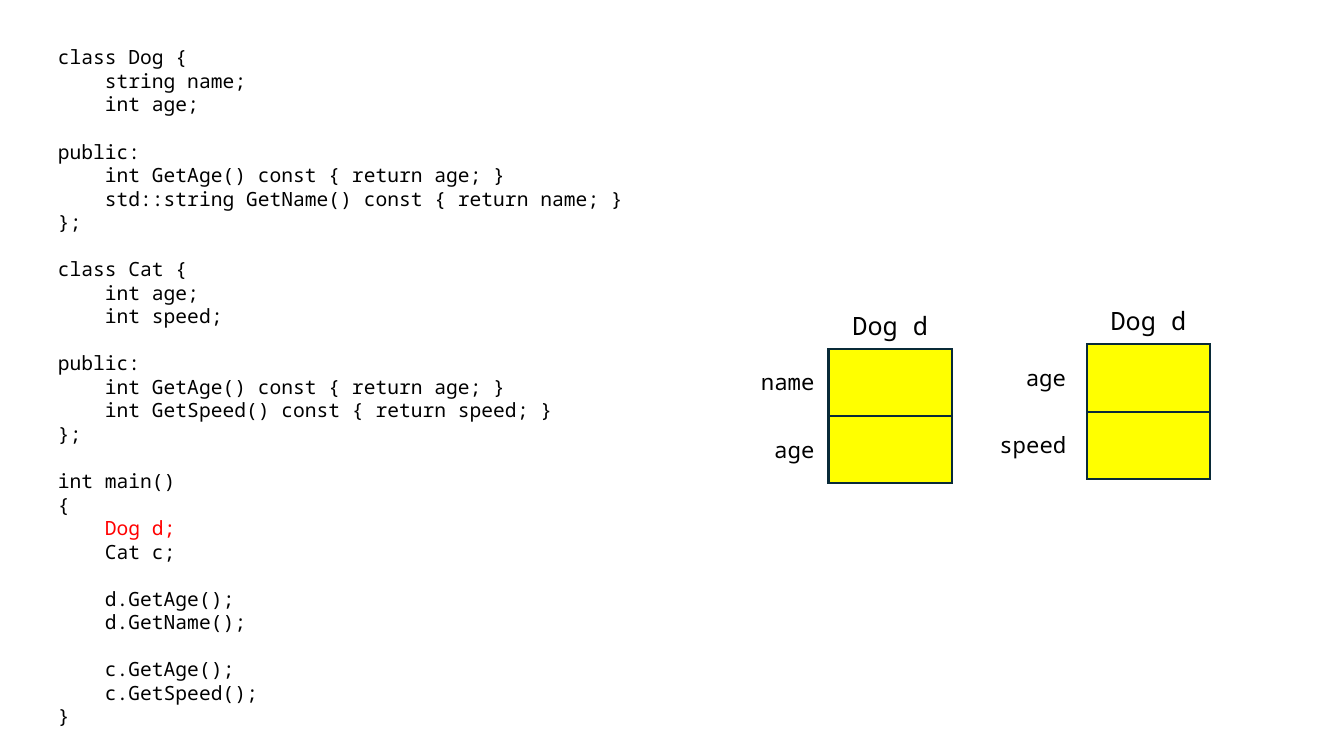
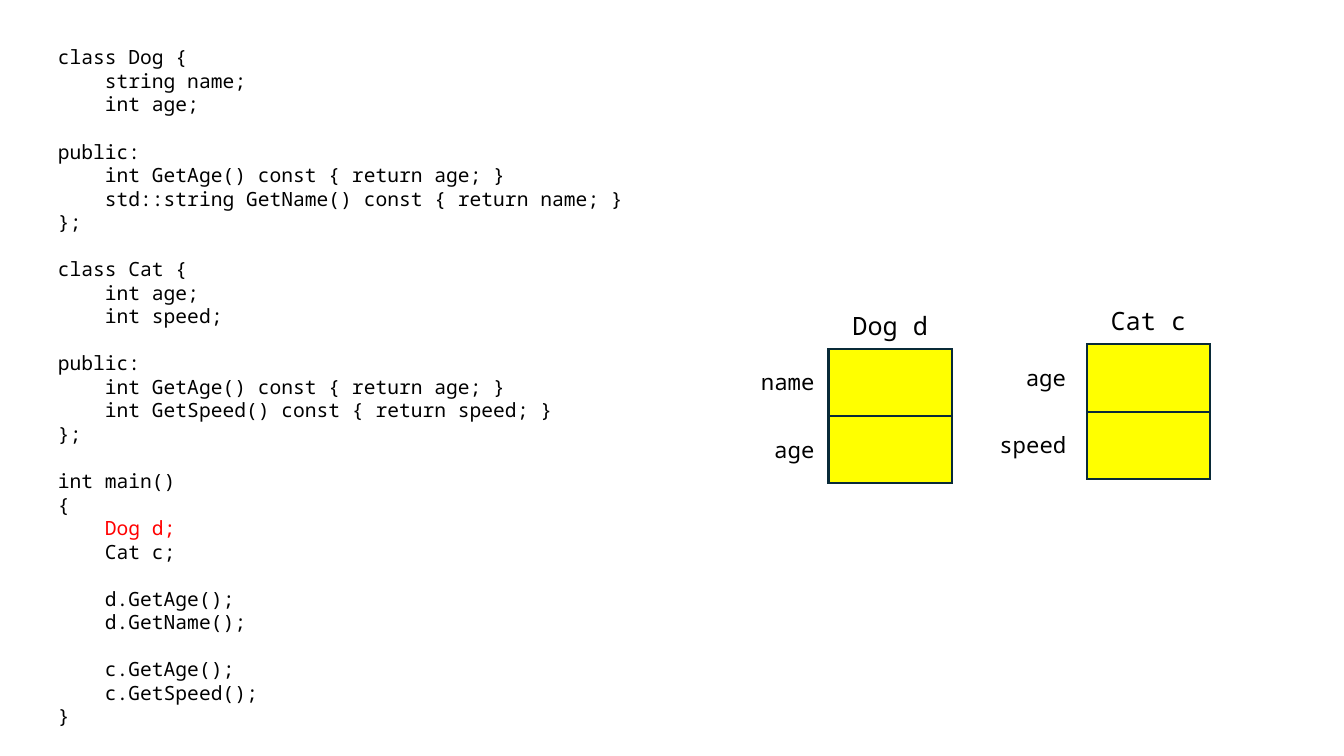
Before and after one commit to yoondev-classroom/cpp_240708, a slide deck: slide 52 of cpp_240708.pptx. Drawn at 1344x756 pixels with LibreOffice and Linux fonts; fonts in the diff are those of the drawing. Boxes give left, top, right and bottom in pixels: in the first picture for what was removed or moved away, otherwise in the second. Text is boxed around its words. In the diff, an @@ line names an element or a change of style, - is before the commit and + after.

```diff
--- a/cpp_240708.pptx
+++ b/cpp_240708.pptx
@@ text at [1111,311,1186,331]: text changed @@
-Dog d
+Cat c
```
Also in this commit, not shown: 2 other slides changed, 2 other files.
